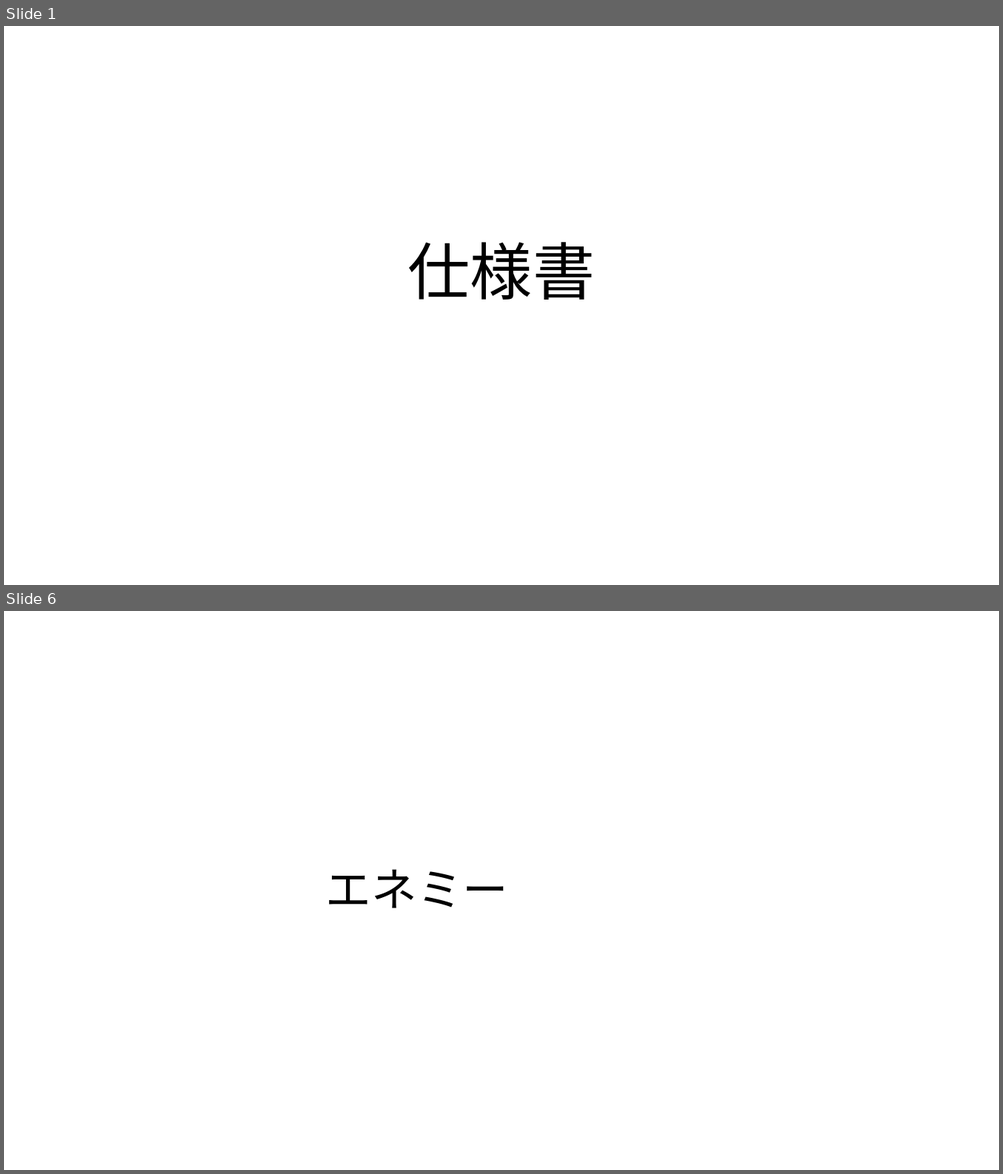
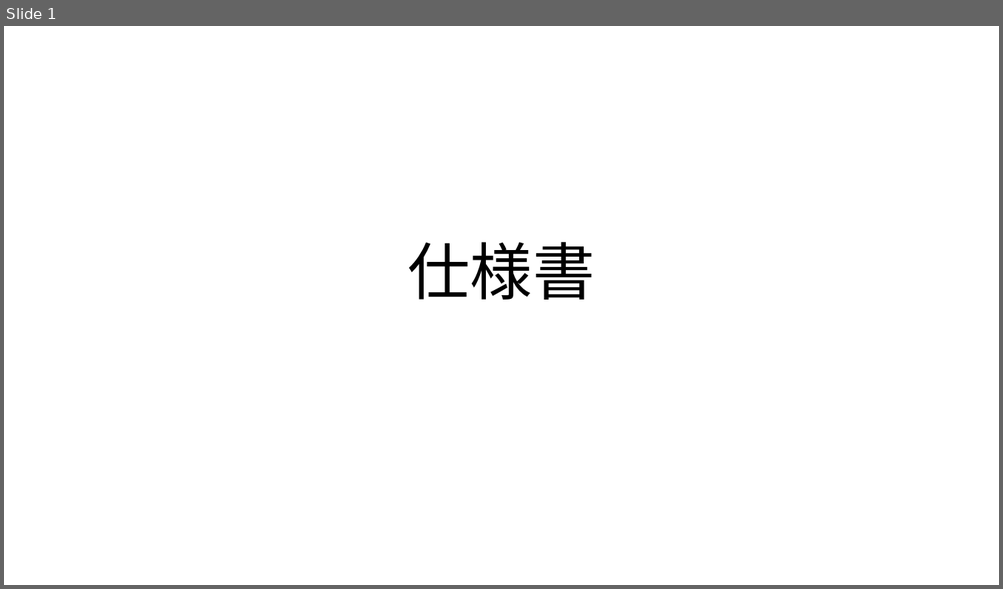
Before and after one commit to GCLUC2019/GameProject, a slide deck: 高松チーム/必要書類/仕様書/仕様書.pptx. Shown one above the other, each under a label of ours: slides 1 and 6 before the commit, slide 1 after it; the slides between them are not shown. The pictures are 1003x1174 and 1003x589 pixels, drawn with LibreOffice and Linux fonts; fonts in the diff are those of the drawing. Boxes give left, top, right and bottom in pixels: in the first picture for what was removed or moved away, otherwise in the second. Text is boxed around its words. In the diff, an @@ line names an element or a change of style, - is before the commit and + after.

```diff
--- a/高松チーム/必要書類/仕様書/仕様書.pptx
+++ b/高松チーム/必要書類/仕様書/仕様書.pptx
@@ slide 6 removed at (x1=4, y1=611, x2=999, y2=1170), background #FFFFFF @@
@@ title removed at (x1=326, y1=869, x2=508, y2=908) @@
-エネミー
```
Also in this commit, not shown: 2 slides changed, 7 slides added, 21 other slides removed.
